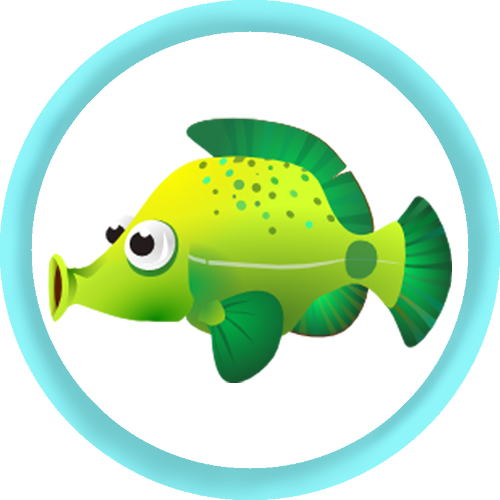
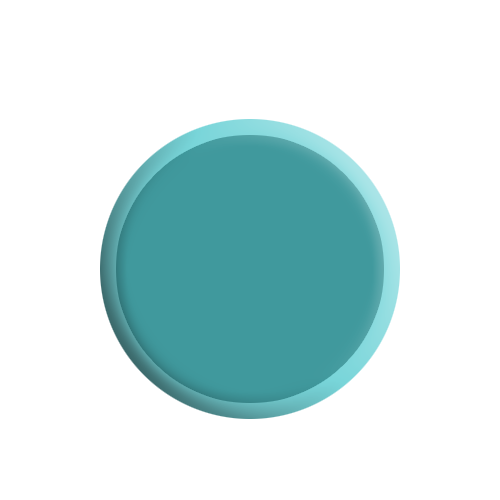
Layers edited between the first and the second 500 x 500 image:
added layer "Слой 3" above "Слой 2" over [100, 119, 400, 419]
hid "Слой 2" over [48, 117, 452, 383]
hid "Слой 1" over [0, 0, 500, 500]
